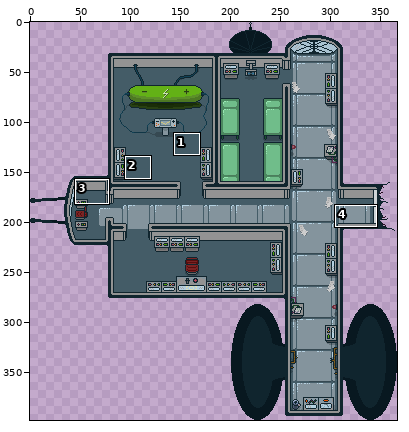
Edited in one commit: sprite sheet (Assets/Graphics/Level/SpaceshipInOne.png). Above, an overview of the earlier version with the close-up marked.
Close-up. First the earlier version:
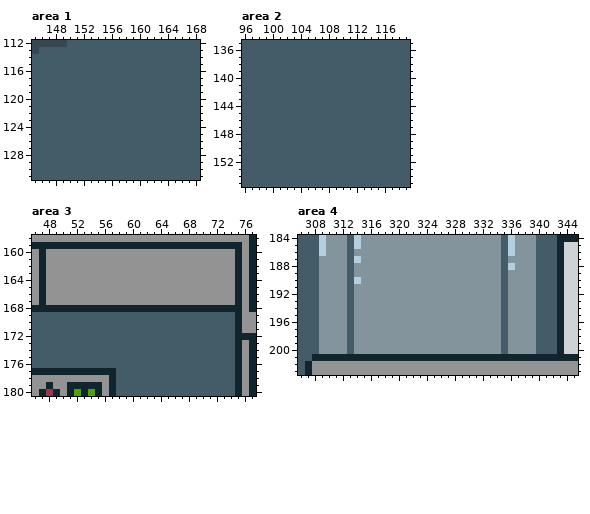
The file is 367x398 pixels. Colours within 5 levels of each other are drawn and written as one. Shown: area 1: x 145..168, y 112..131; area 2: x 96..119, y 135..155; area 3: x 46..77, y 158..180; area 4: x 306..345, y 184..203. The commit also changed other parts of the picture, which this record leaves out.
After:
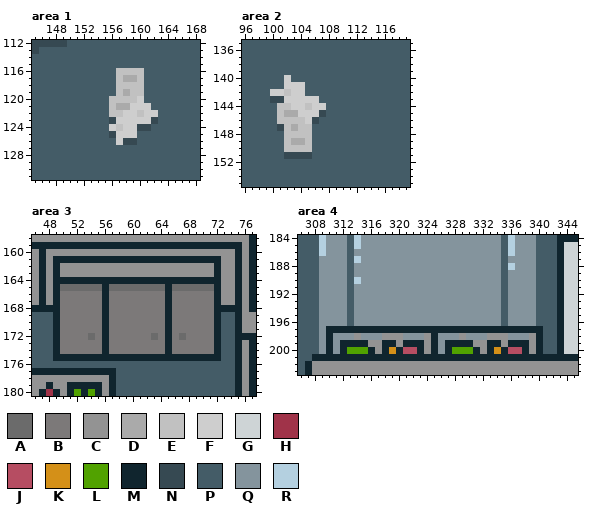
Palette (. is transparent): A #6b6b6b  B #7c7979  C #939393  D #aaaaaa  E #c1c1c1  F #cecece  G #ced4d6  H #a03349  J #b64d62  K #d49018  L #51a200  M #10252e  N #364952  P #445c67  Q #84949d  R #b4d0e0
Edits made:
Changed rows in their new state; - is an unchanged pixel.
Area 1:
first column x 156:
116 -EEEE--
117 -EDDE--
118 -EEEE--
119 -EDEE--
120 EEEEF--
121 EDDFFF-
122 EEFFEFF
123 NFFFFFN
124 FEFFNN-
125 NFFF---
126 -FNN---
Area 2:
first column x 100:
140 --F-----
141 --FFF---
142 FFEFF---
143 NNFFFFF-
144 -EEFFEFF
145 -EDDFFFN
146 -EEEEFN-
147 -NEDEE--
148 --EEEE--
149 --EDDE--
150 --EEEE--
151 --NNNN--
Area 3:
first column x 49:
161 MMMMMMMMMMMMMMMMMMMMMMMM
162 M----------------------M
163 M----------------------M
164 MMMMMMMMMMMMMMMMMMMMMMMM
165 MAAAAAAMAAAAAAAAMAAAAAAM
166 MBBBBBBMBBBBBBBBMBBBBBBM
167 MBBBBBBMBBBBBBBBMBBBBBBM
168 -BBBBBB-BBBBBBBB-BBBBBB-
169 MBBBBBBMBBBBBBBBMBBBBBBM
170 MBBBBBBMBBBBBBBBMBBBBBBM
171 MBBBBBBMBBBBBBBBMBBBBBBM
172 MBBBBABMBBBBBBABMBABBBBM
173 MBBBBBBMBBBBBBBBMBBBBBBM
174 MBBBBBBMBBBBBBBBMBBBBBBM
175 MMMMMMMMMMMMMMMMMMMMMMMM
Area 4:
first column x 310:
197 MMMMMMMMMMMMMMMMMMMMMMMMMMMMMMM
198 M--QC---CCC---CM---C---CCC---CM
199 M-MMMMCCMMCMMMCM-MMMMCCMMCMMMCM
200 M-MLLLMCMKMJJMCM-MLLLMCMKMJJMCM
Changed places in both close-ups, as pixel boxes (x1, y1, x2, y2):
changed: (109, 68, 158, 145)
changed: (270, 75, 326, 159)
changed: (53, 256, 221, 361)
changed: (326, 326, 543, 354)
